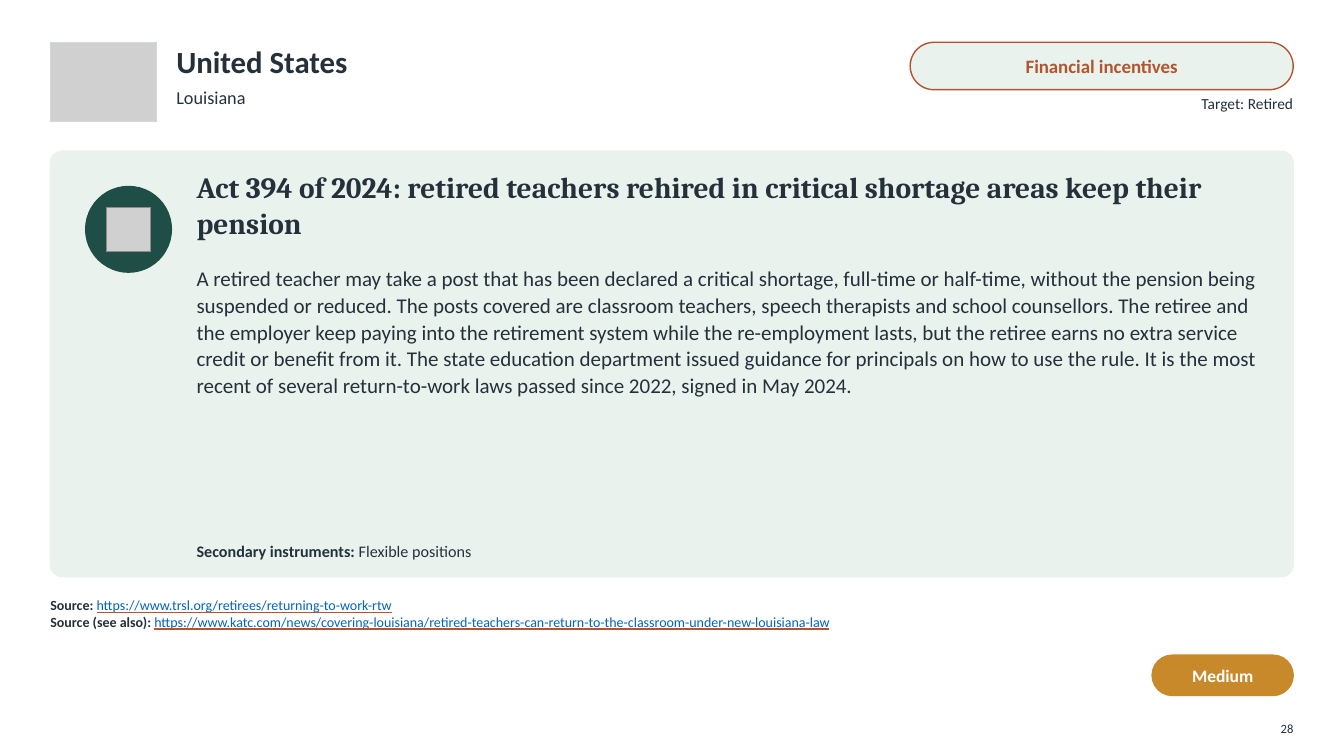
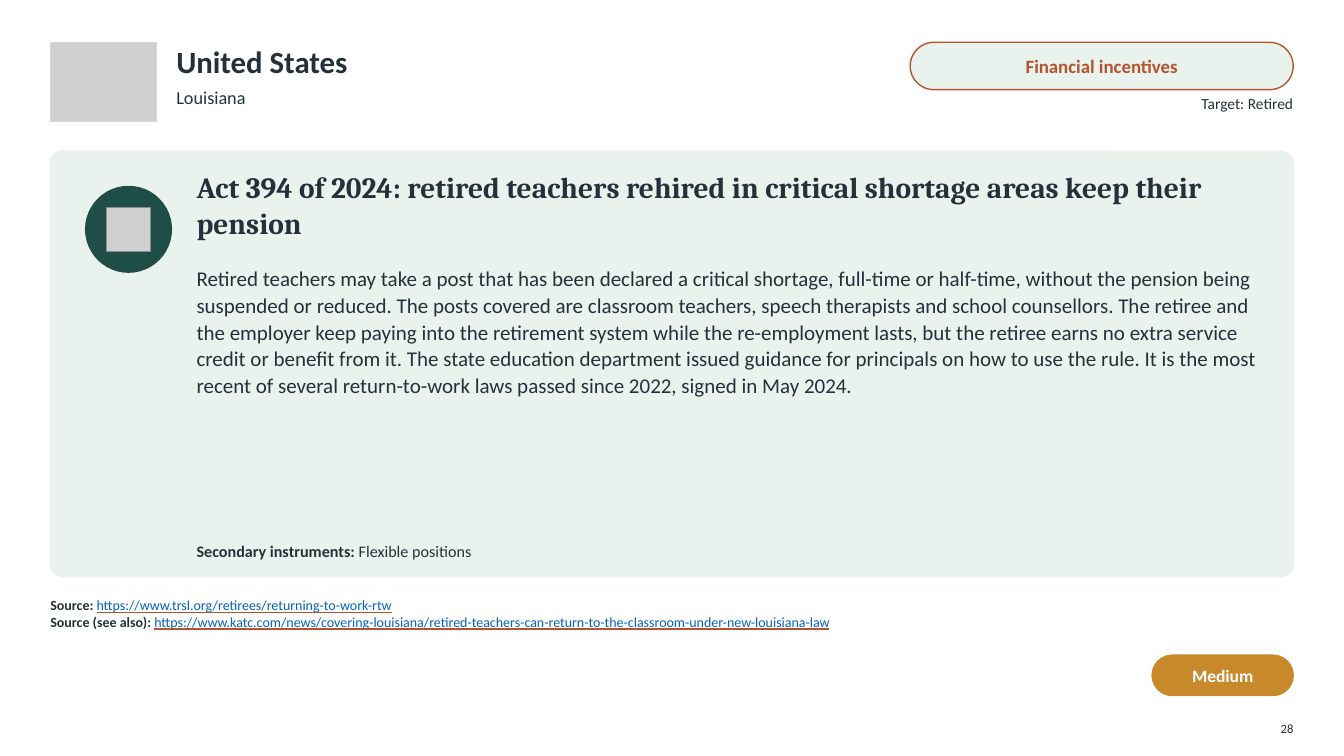
Before and after one commit to jedr1-ship-it/Alternative-Pathways----Quant, a slide deck: slide 28 of policies/Re-attracting_Former_Teachers.pptx. Drawn at 1344x756 pixels with LibreOffice and Linux fonts; fonts in the diff are those of the drawing; grey boxes stand for pictures. Boxes give left, top, right and bottom in pixels: in the first picture for what was removed or moved away, otherwise in the second. Text is boxed around its words. In the diff, an @@ line names an element or a change of style, - is before the commit and + after.

```diff
--- a/policies/Re-attracting_Former_Teachers.pptx
+++ b/policies/Re-attracting_Former_Teachers.pptx
@@ text at box(197, 271, 1256, 397): text changed @@
-A retired teacher may take a post that has been declared a critical shortage, full-time or half-time, without the pension being suspended or reduced. The posts covered are classroom teachers, speech therapists and school counsellors. The retiree and the employer keep paying into the retirement system while the re-employment lasts, but the retiree earns no extra service credit or benefit from it. The state education department issued guidance for principals on how to use the rule. It is the most recent of several return-to-work laws passed since 2022, signed in May 2024.
+Retired teachers may take a post that has been declared a critical shortage, full-time or half-time, without the pension being suspended or reduced. The posts covered are classroom teachers, speech therapists and school counsellors. The retiree and the employer keep paying into the retirement system while the re-employment lasts, but the retiree earns no extra service credit or benefit from it. The state education department issued guidance for principals on how to use the rule. It is the most recent of several return-to-work laws passed since 2022, signed in May 2024.
```
Also in this commit, not shown: 12 other slides changed, 2 other files.
